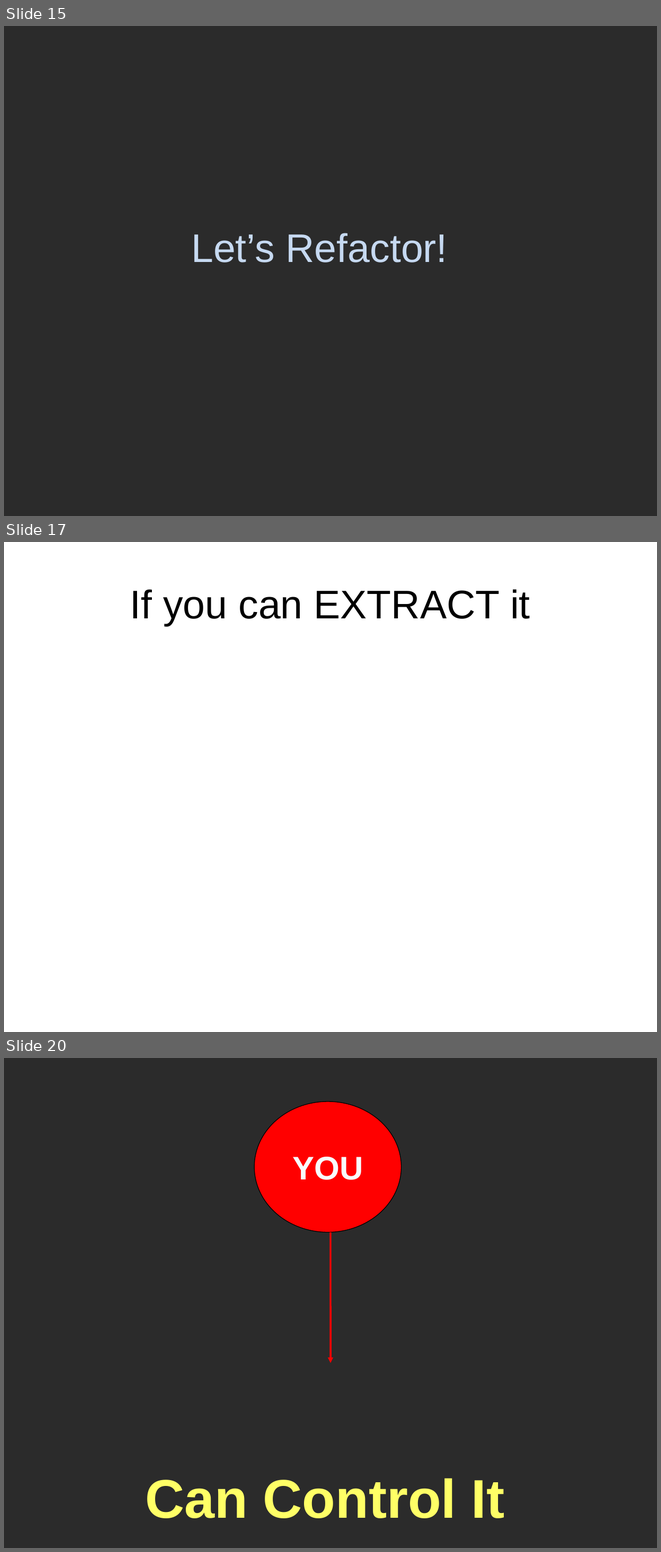
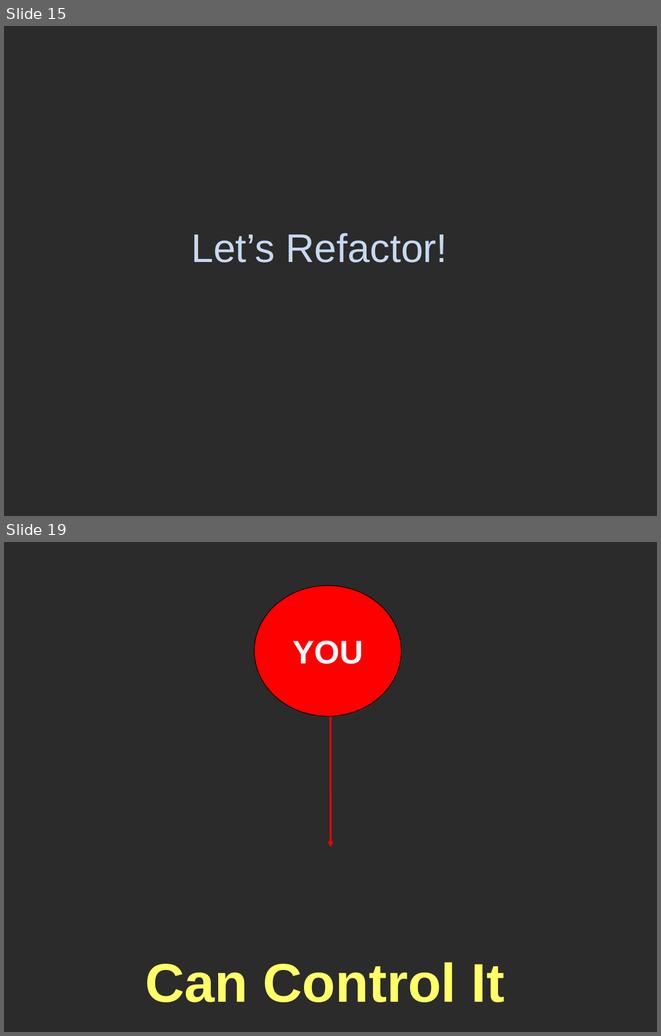
Before and after one commit to marcesher/mxunit-cfmeetups, a slide deck: CFObjective2009TDD/ppt/Esher_TestableCode.ppt. Shown one above the other, each under a label of ours: slides 15, 17 and 20 before the commit, slides 15 and 19 after it; the slides between them are not shown. The pictures are 661x1552 and 661x1036 pixels, drawn with LibreOffice and Linux fonts; fonts in the diff are those of the drawing; background and template pictures are left out; a plain dark background stands for a picture behind light text. Boxes give left, top, right and bottom in pixels: in the first picture for what was removed or moved away, otherwise in the second. Text is boxed around its words. In the diff, an @@ line names an element or a change of style, - is before the commit and + after.

```diff
--- a/CFObjective2009TDD/ppt/Esher_TestableCode.ppt
+++ b/CFObjective2009TDD/ppt/Esher_TestableCode.ppt
@@ slide 17 removed at [4, 542, 657, 1032], background #FFFFFF @@
@@ title removed at [130, 589, 530, 626] @@
-If you can EXTRACT it
@@ what was slide 20 is now slide 19 @@
```
Also in this commit, not shown: 3 slides changed, 3 slides added, 3 other slides removed, 2 other files.
